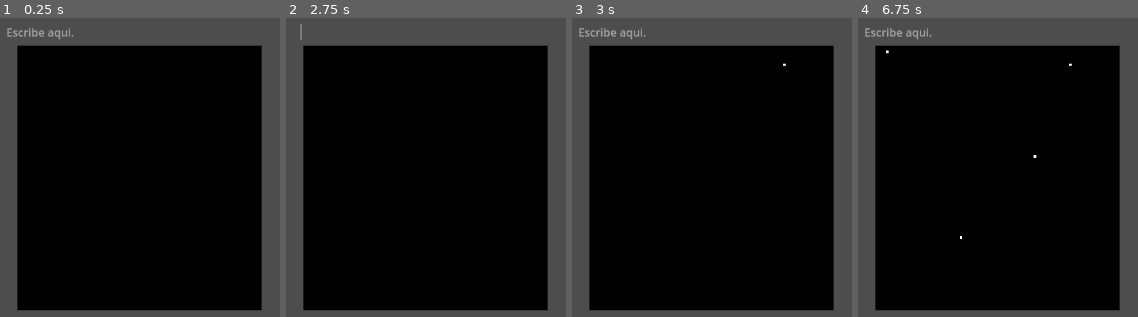
Above: before the commit, frames 1-4 (left to right).
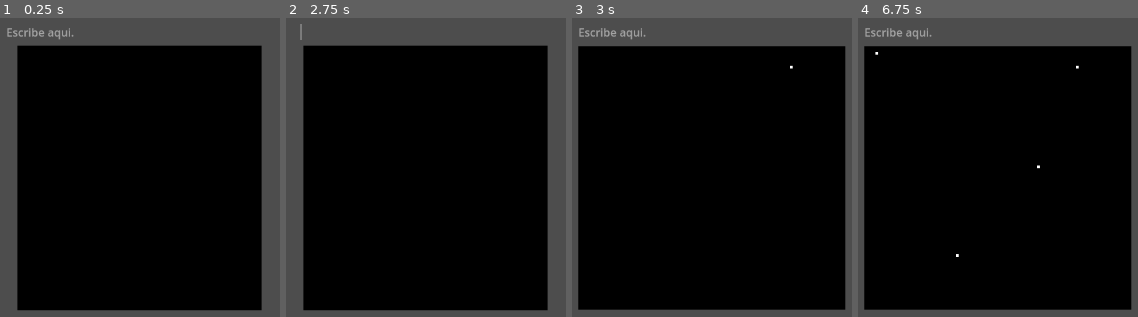
Above: after the commit, the same moments.

Repository: outofnames2/final_lca
Game: Godot game, scene res://scenes/main.tscn
The game is run twice, just before and just after one commit, with the same random seed, the same clock (stepped at 60 frames per second) and the same inputs.
Inputs (mouse positions are in pixels of both pictures, inside the frame that each line leads up to):
- Up to frame 1 (0.25 s): no input
- Up to frame 2 (2.75 s): click (426, 32) at 0.52 s; type "12" at 0.6 s; tap Enter at 1.25 s; move the mouse to (outside the picture) at 1.27 s; click (outside the picture) at 1.42 s; tap Space (ui_select) at 1.52, 2, 2.27 s; move the mouse to (outside the picture) at 2.02 s; click (outside the picture) at 2.17 s
- Up to frame 3 (3 s): tap Enter at 2.75 s; move the mouse to (790, 65) at 2.77 s; click (790, 65) at 2.92 s
- Up to frame 4 (6.75 s): tap Space (ui_select) at 3.5, 3.77, 4.52, 5, 5.27 s; move the mouse to (958, 254) at 3.52 s; click (958, 254) at 3.67 s; tap Enter at 4.25 s; move the mouse to (outside the picture) at 4.27 s; click (outside the picture) at 4.42 s; move the mouse to (outside the picture) at 5.02 s; click (outside the picture) at 5.17 s; move the mouse to (1037, 164) at 5.77 s; click (1037, 164) at 5.92 s; move the mouse to (877, 53) at 6.52 s; click (877, 53) at 6.67 s

Frames 1-2 are identical in both runs. In frame 3, 7.9% of the frame differs, in the area x 2-98%, y 9-98%; in frame 4, 7.9%.

Commit message:
dibujo: input del mouse arreglado

Diff:
--- a/scenes/draw_viewport.tscn
+++ b/scenes/draw_viewport.tscn
@@ -19,7 +19,6 @@
 size_flags_vertical = 3
 stretch = true
 script = ExtResource("1_p2k7l")
-resolution = 0.01
 
 [node name="SubViewport" type="SubViewport" parent="."]
 disable_3d = true
@@ -42,3 +41,4 @@
 
 [connection signal="mouse_entered" from="." to="." method="_on_mouse_entered"]
 [connection signal="mouse_exited" from="." to="." method="_on_mouse_exited"]
+[connection signal="resized" from="." to="." method="_on_resized"]
--- a/scripts/DrawViewport.gd
+++ b/scripts/DrawViewport.gd
@@ -24,18 +24,15 @@
 	img.fill(Color.BLACK)
 	content.texture = ImageTexture.create_from_image(img)
 
-func _input(_event: InputEvent) -> void:
+func _gui_input(event: InputEvent) -> void:
 	if not _mouse_is_in:
 		return
-
-	var _pos = get_local_mouse_position()
-	#print(content.size, " ", _pos, " ")
 	if Input.is_mouse_button_pressed(MOUSE_BUTTON_LEFT):
 		@warning_ignore("narrowing_conversion")
-		img.set_pixelv(_pos * resolution, Color.WHITE)
+		img.set_pixelv(event.position * resolution, Color.WHITE)
 	elif Input.is_mouse_button_pressed(MOUSE_BUTTON_RIGHT):
 		@warning_ignore("narrowing_conversion")
-		img.set_pixelv(_pos * resolution, Color.BLACK)
+		img.set_pixelv(event.position * resolution, Color.BLACK)
 	elif Input.is_action_just_released("ui_select") and rules != "":
 		algorithm.update_cells(self)
 
@@ -46,3 +43,7 @@
 
 func _on_mouse_exited():
 	_mouse_is_in = false
+
+
+func _on_resized():
+	_set_resolution(resolution)
